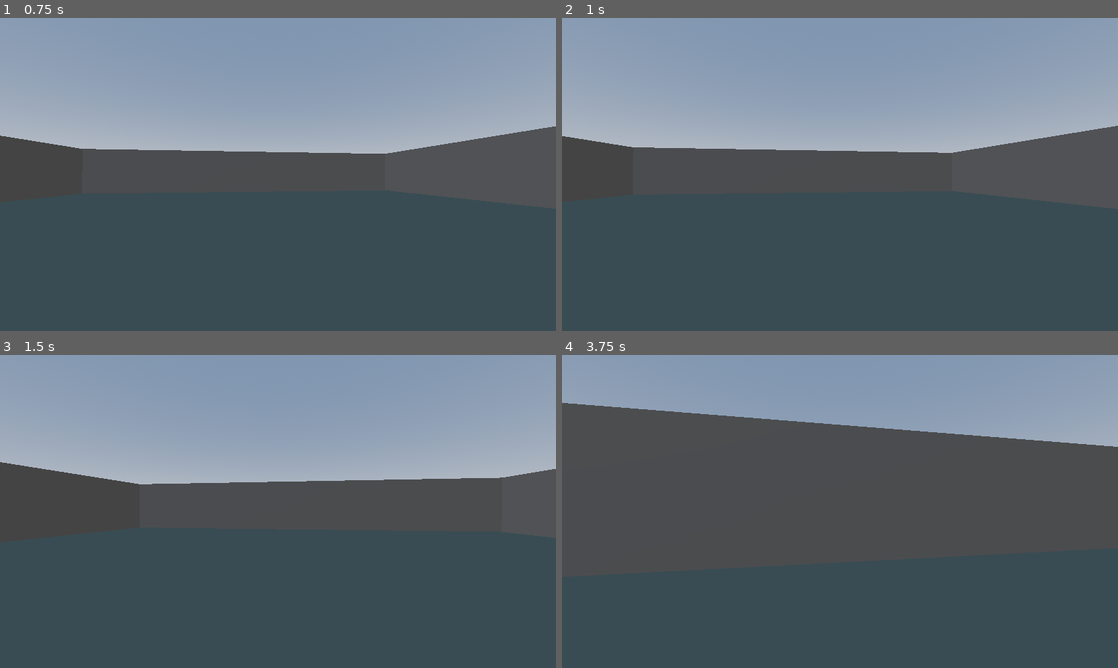
Above: before the commit, frames 1-4 (two rows, left to right).
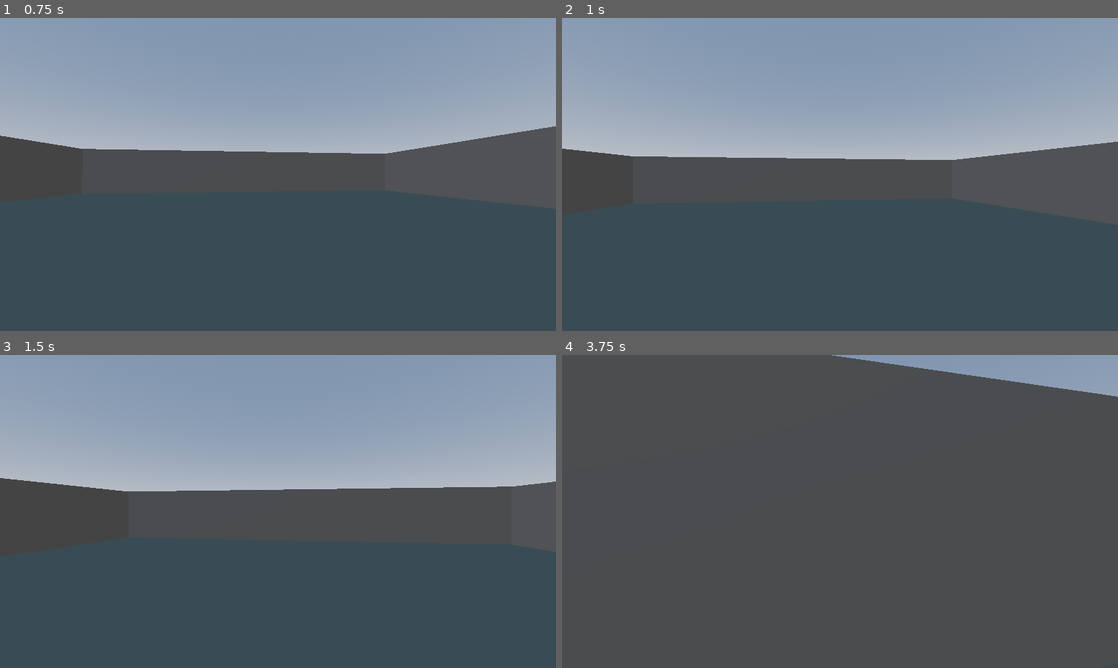
Above: after the commit, the same moments.

Repository: RosierKirill/QuietPlaceGame
Game: Godot game, scene res://world/test_room.tscn
Same seed, same stepped clock (60 frames per second), same inputs: the game is played once before the commit and once after it.
Inputs (mouse positions are in pixels of both pictures, inside the frame that each line leads up to):
- Up to frame 1 (0.75 s): tap Enter at 0.5 s; move the mouse to (305, 174) at 0.52 s; hold W (move_forward) from 0.53 s (still down); hold Shift (sprint) from 0.53 s (still down)
- Up to frame 2 (1 s): keep holding W (move_forward); keep holding Shift (sprint); tap Space (jump) at 0.77, 0.8 s
- Up to frame 3 (1.5 s): keep holding W (move_forward); tap Space (jump) at 1.07, 1.35 s; move the mouse to (250, 511) at 1.27 s; release Shift (sprint) at 1.28 s
- Up to frame 4 (3.75 s): keep holding W (move_forward); tap Space (jump) at 1.52, 1.82, 2.3, 3.02, 3.32, 3.6 s; tap Shift (sprint) at 1.55, 2.85 s; move the mouse to (851, 505) at 2.02 s; hold Shift (sprint) 2.03-2.78 s; move the mouse to (834, 517) at 2.77 s; move the mouse to (878, 514) at 3.52 s

Frame 1 is identical in both runs. In frame 2, 3.0% of the frame differs, in the area x 0-100%, y 34-46%; in frame 3, 3.0%; in frame 4, 19%, in the area x 0-100%, y 0-30%.

Commit message:
feat: ajoute le saut et le sprint au contrôleur joueur
Saut (Espace) uniquement possible au sol, via une impulsion verticale
réglable. Sprint (Maj) qui change la vitesse cible du déplacement
horizontal tout en conservant l'accélération et le freinage existants.

GAME-103

Diff:
--- a/player/player_controller.gd
+++ b/player/player_controller.gd
@@ -11,6 +11,10 @@
 @export_group("Déplacement")
 ## Vitesse de marche, en mètres par seconde.
 @export var walk_speed: float = 5.0
+## Vitesse en sprint, en mètres par seconde.
+@export var sprint_speed: float = 8.0
+## Vitesse verticale communiquée au saut, en mètres par seconde.
+@export var jump_velocity: float = 4.5
 ## Accélération au sol. Plus la valeur est haute, plus la prise en main est sèche.
 @export var acceleration: float = 12.0
 ## Freinage appliqué quand aucune direction n'est demandée.
@@ -43,9 +47,16 @@
 
 
 func _physics_process(delta: float) -> void:
+	_handle_jump()
 	_apply_gravity(delta)
 	_apply_horizontal_movement(delta)
 	move_and_slide()
+
+
+## Déclenche un saut si la touche est pressée et que le joueur touche le sol.
+func _handle_jump() -> void:
+	if Input.is_action_just_pressed("jump") and is_on_floor():
+		velocity.y = jump_velocity
 
 
 ## Applique la gravité tant que le joueur n'est pas au sol.
@@ -63,12 +74,13 @@
 	# détermine où est "devant".
 	var direction := (transform.basis * Vector3(input_direction.x, 0.0, input_direction.y)).normalized()
 	var horizontal_velocity := Vector3(velocity.x, 0.0, velocity.z)
+	var target_speed := sprint_speed if Input.is_action_pressed("sprint") else walk_speed
 
 	if direction.is_zero_approx():
 		horizontal_velocity = horizontal_velocity.move_toward(Vector3.ZERO, friction * delta)
 	else:
 		horizontal_velocity = horizontal_velocity.move_toward(
-			direction * walk_speed, acceleration * delta
+			direction * target_speed, acceleration * delta
 		)
 
 	velocity.x = horizontal_velocity.x
